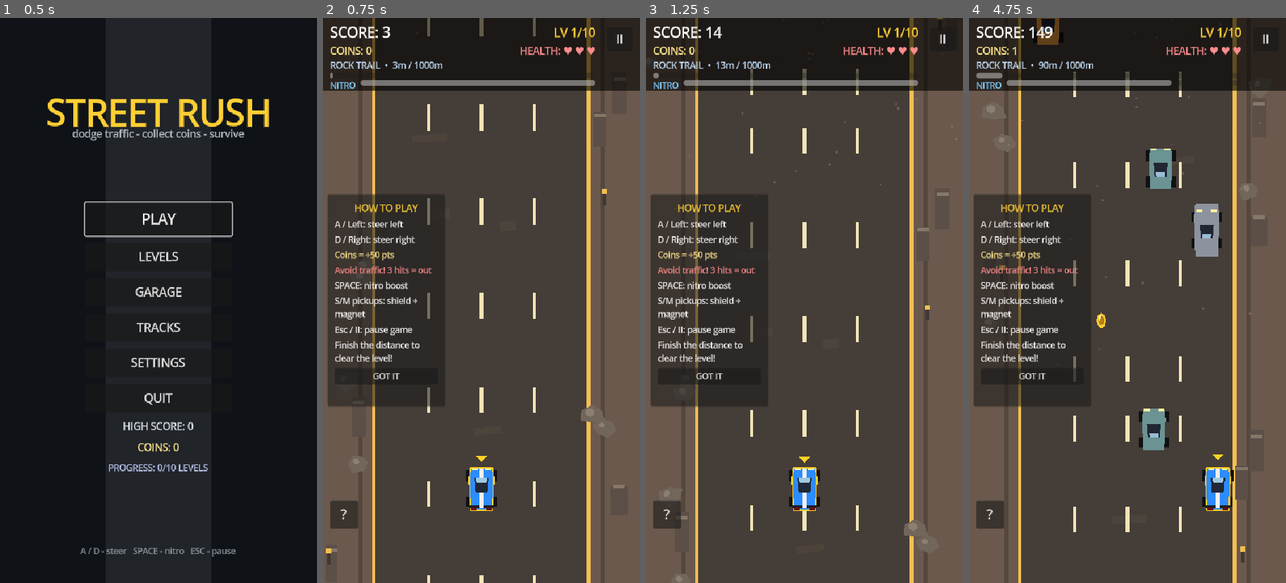
Above: before the commit, frames 1-4 (left to right).
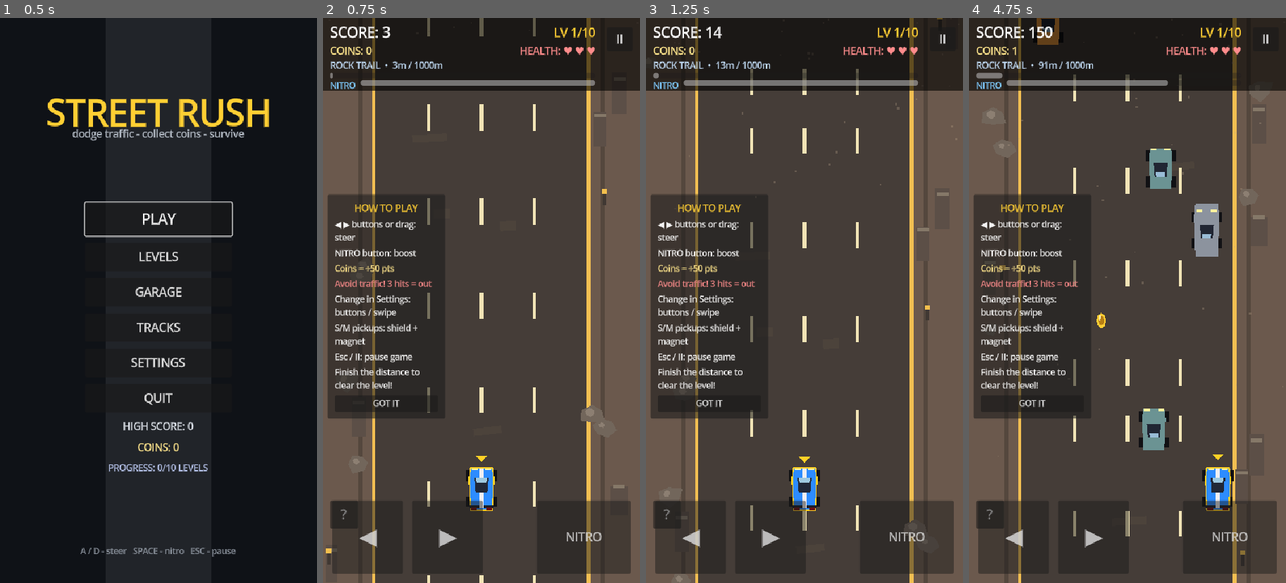
Above: after the commit, the same moments.

Repository: Prayush-Shrestha/2Dcarracing
Game: Godot game, scene res://scenes/main/MainMenu.tscn
The game is run twice, just before and just after one commit, with the same random seed, the same clock (stepped at 60 frames per second) and the same inputs.
Inputs (mouse positions are in pixels of both pictures, inside the frame that each line leads up to):
- Up to frame 1 (0.5 s): no input
- Up to frame 2 (0.75 s): click "PLAY" at 0.5 s
- Up to frame 3 (1.25 s): no input
- Up to frame 4 (4.75 s): click (1013, 537) at 1.25 s, where only the run after the commit has a clickable "◀"; click (1092, 537) at 2 s, where only the run after the commit has a clickable "▶"; click (1228, 537) at 2.75 s, where only the run after the commit has a clickable "NITRO"; move the mouse to (1197, 272) at 3.52 s; hold D (move_right) 3.53-4.25 s; hold Space (nitro) 3.53-4.25 s; click (1197, 272) at 3.67 s; drag from (1064, 328) to (1152, 362) at 4.27 s

Frame 1 is identical in both runs. In frame 2, 7.0% of the frame differs, in the area x 1-98%, y 35-99%; in frame 3, 7.1%; in frame 4, 7.7%, in the area x 1-98%, y 1-99%.

Commit message:
feat: Implement touch control options and settings for mobile gameplay

Diff:
--- a/project.godot
+++ b/project.godot
@@ -63,4 +63,5 @@
 
 renderer/rendering_method="gl_compatibility"
 renderer/rendering_method.mobile="gl_compatibility"
+textures/vram_compression/import_etc2_astc=true
 environment/defaults/default_clear_color=Color(0.06, 0.07, 0.09, 1)
--- a/scenes/menus/Settings.tscn
+++ b/scenes/menus/Settings.tscn
@@ -117,8 +117,31 @@
 theme_override_font_sizes/font_size = 16
 text = "A / D or Left / Right Arrow — steer
 SPACE — nitro boost
-ESC — pause / resume"
+ESC — pause / resume
+Phone: buttons and/or drag to steer (pick below)"
 autowrap_mode = 2
+
+[node name="ControlModeTitle" type="Label" parent="Scroll/Rows"]
+layout_mode = 2
+theme_override_font_sizes/font_size = 20
+text = "TOUCH CONTROLS"
+
+[node name="ControlModeRow" type="HBoxContainer" parent="Scroll/Rows"]
+layout_mode = 2
+theme_override_constants/separation = 12
+
+[node name="ControlModeLabel" type="Label" parent="Scroll/Rows/ControlModeRow"]
+layout_mode = 2
+size_flags_horizontal = 3
+theme_override_colors/font_color = Color(0.75, 0.78, 0.82, 1)
+theme_override_font_sizes/font_size = 16
+text = "Steer with"
+autowrap_mode = 2
+
+[node name="ControlModeOption" type="OptionButton" parent="Scroll/Rows/ControlModeRow"]
+layout_mode = 2
+size_flags_horizontal = 3
+theme_override_font_sizes/font_size = 16
 
 [node name="ResetButton" type="Button" parent="Scroll/Rows"]
 layout_mode = 2
--- a/scripts/core/game.gd
+++ b/scripts/core/game.gd
@@ -32,6 +32,15 @@
 const HELP_AUTO_HIDE := 8.0
 var _help_visible: bool = true
 var _help_elapsed: float = 0.0
+
+# Touch steering mode from Settings ("buttons" / "swipe" / "both").
+# Only the chosen method drives the car; the NITRO button shows in all.
+var _control_mode: String = "both"
+const SWIPE_FULL_DRAG := 48.0
+const SWIPE_IDLE_TIMEOUT := 0.15
+var _swipe_steer: float = 0.0
+var _swipe_touch_id: int = -1
+var _swipe_idle: float = 99.0
 
 @onready var road = $Road
 @onready var player = $Player
@@ -76,6 +85,9 @@
 	randomize()
 	GameManager.clamp_pending()
 	_save = SaveManager.load_data()
+	_control_mode = str(_save.get("control_mode", "both"))
+	if _control_mode not in ["buttons", "swipe", "both"]:
+		_control_mode = "both"
 	level = clampi(GameManager.pending_level, 1, LevelManager.MAX_LEVEL)
 	level_def = LevelManager.get_level(level)
 	target_distance = float(level_def.get("distance", 1000.0))
@@ -84,6 +96,7 @@
 	_apply_level_theme()
 
 	_ensure_hud_nodes()
+	_ensure_touch_controls()
 	road.road_speed = road_speed
 	enemy_timer.wait_time = float(level_def.get("spawn_interval", 0.9))
 	coin_timer.wait_time = 1.4
@@ -122,6 +135,7 @@
 	help_panel.show()
 	_help_visible = true
 	_help_elapsed = 0.0
+	_apply_touch_help_text()
 
 	_start_engine()
 	_update_hud()
@@ -162,6 +176,7 @@
 	_update_engine_pitch()
 	_update_hud()
 	_update_nitro_audio()
+	_update_swipe_idle(delta)
 
 	if _shake > 0.0:
 		_shake = maxf(_shake - delta * 22.0, 0.0)
@@ -180,6 +195,35 @@
 		return
 	if event.is_action_pressed("pause") or event.is_action_pressed("ui_cancel"):
 		_toggle_pause()
+		return
+	_handle_swipe_event(event)
+
+
+## Swipe steering: a drag anywhere outside the buttons steers the car.
+## Relative motion (no screen mapping needed), decays when held still.
+func _swipe_allowed() -> bool:
+	return game_active and _control_mode in ["swipe", "both"]
+
+
+func _handle_swipe_event(event: InputEvent) -> void:
+	if not _swipe_allowed():
+		return
+	if event is InputEventScreenTouch:
+		var t := event as InputEventScreenTouch
+		if t.pressed:
+			if _swipe_touch_id == -1:
+				_swipe_touch_id = t.index
+				_swipe_idle = 0.0
+		elif t.index == _swipe_touch_id:
+			_swipe_touch_id = -1
+			_swipe_steer = 0.0
+			_update_touch_steer()
+	elif event is InputEventScreenDrag:
+		var d := event as InputEventScreenDrag
+		if d.index == _swipe_touch_id:
+			_swipe_steer = clampf(d.relative.x / SWIPE_FULL_DRAG, -1.0, 1.0)
+			_swipe_idle = 0.0
+			_update_touch_steer()
 
 
 # --- spawning ---
@@ -426,6 +470,22 @@
 	_help_visible = false
 	_help_elapsed = HELP_AUTO_HIDE
 	help_panel.hide()
+
+
+## On phones the help panel shows the touch controls instead of keys.
+func _apply_touch_help_text() -> void:
+	if not _is_touch_device():
+		return
+	var box_path := "HUD/HelpPanel/Margin/Box"
+	var texts := {
+		"C1": "◀ ▶ buttons or drag: steer",
+		"C2": "NITRO button: boost",
+		"C5": "Change in Settings: buttons / swipe",
+	}
+	for node_name in texts.keys():
+		var lab := get_node_or_null(box_path + "/" + node_name) as Label
+		if lab != null:
+			lab.text = texts[node_name]
 
 
 func _restart() -> void:
@@ -587,6 +647,18 @@
 	if engine_player.playing:
 		var boost: float = 1.15 if player.nitro_active else 1.0
 		engine_player.pitch_scale = (0.85 + road_speed / 1400.0) * boost
+
+
+func _update_swipe_idle(delta: float) -> void:
+	if not _swipe_allowed() or _swipe_steer == 0.0:
+		return
+	_swipe_idle += delta
+	if _swipe_idle >= SWIPE_IDLE_TIMEOUT:
+		# Finger held still (or lifted without release event): straighten out.
+		_swipe_steer = lerpf(_swipe_steer, 0.0, clampf(10.0 * delta, 0.0, 1.0))
+		if absf(_swipe_steer) < 0.02:
+			_swipe_steer = 0.0
+		_update_touch_steer()
 
 
 func _update_nitro_audio() -> void:
@@ -665,3 +737,119 @@
 		b.add_theme_font_size_override("font_size", 18)
 		box.add_child(b)
 		b.pressed.connect(_to_levels)
+
+
+# --- touch controls (mobile) ---
+var _touch_left_held: bool = false
+var _touch_right_held: bool = false
+
+
+func _is_touch_device() -> bool:
+	if DisplayServer.is_touchscreen_available():
+		return true
+	for f in ["mobile", "android", "ios", "web_android", "web_ios"]:
+		if OS.has_feature(f):
+			return true
+	return false
+
+
+func _ensure_touch_controls() -> void:
+	if has_node("HUD/TouchControls"):
+		_apply_touch_mode_visibility()
+		return
+	var layer := Control.new()
+	layer.name = "TouchControls"
+	layer.set_anchors_preset(Control.PRESET_FULL_RECT)
+	layer.mouse_filter = Control.MOUSE_FILTER_IGNORE
+	$HUD.add_child(layer)
+	_left_btn = _make_touch_button(layer, "TouchLeft", "◀", 36,
+		Control.PRESET_BOTTOM_LEFT, Vector2(16, -140), Vector2(136, -16))
+	_right_btn = _make_touch_button(layer, "TouchRight", "▶", 36,
+		Control.PRESET_BOTTOM_LEFT, Vector2(152, -140), Vector2(272, -16))
+	_nitro_btn = _make_touch_button(layer, "TouchNitro", "NITRO", 20,
+		Control.PRESET_BOTTOM_RIGHT, Vector2(-176, -140), Vector2(-16, -16))
+	_left_btn.button_down.connect(_on_touch_left_down)
+	_left_btn.button_up.connect(_on_touch_left_up)
+	_right_btn.button_down.connect(_on_touch_right_down)
+	_right_btn.button_up.connect(_on_touch_right_up)
+	_nitro_btn.button_down.connect(_on_touch_nitro_down)
+	_nitro_btn.button_up.connect(_on_touch_nitro_up)
+	_apply_touch_mode_visibility()
+
+
+## Only the Settings-chosen method shows: steering buttons hide in
+## swipe mode, the NITRO button stays for boosting in every mode.
+func _apply_touch_mode_visibility() -> void:
+	var layer: Control = $HUD/TouchControls
+	layer.visible = _is_touch_device()
+	if _left_btn != null:
+		_left_btn.visible = _control_mode in ["buttons", "both"]
+	if _right_btn != null:
+		_right_btn.visible = _control_mode in ["buttons", "both"]
+	if _nitro_btn != null:
+		_nitro_btn.visible = true
+
+
+var _left_btn: Button = null
+var _right_btn: Button = null
+var _nitro_btn: Button = null
+
+
+func _make_touch_button(parent: Control, btn_name: String, text: String, font_size: int, preset: int, offset_min: Vector2, offset_max: Vector2) -> Button:
+	var b := Button.new()
+	b.name = btn_name
+	b.text = text
+	b.focus_mode = Control.FOCUS_NONE
+	b.add_theme_font_size_override("font_size", font_size)
+	b.modulate = Color(1, 1, 1, 0.8)
+	b.set_anchors_preset(preset)
+	b.offset_left = offset_min.x
+	b.offset_top = offset_min.y
+	b.offset_right = offset_max.x
+	b.offset_bottom = offset_max.y
+	parent.add_child(b)
+	return b
+
+
+func _update_touch_steer() -> void:
+	if player == null:
+		return
+	var s := 0.0
+	if _control_mode in ["buttons", "both"]:
+		if _touch_left_held:
+			s -= 1.0
+		if _touch_right_held:
+			s += 1.0
+	if _control_mode in ["swipe", "both"]:
+		s += _swipe_steer
+	player.touch_steer = clampf(s, -1.0, 1.0)
+
+
+func _on_touch_left_down() -> void:
+	_touch_left_held = true
+	_update_touch_steer()
+
+
+func _on_touch_left_up() -> void:
+	_touch_left_held = false
+	_update_touch_steer()
+
+
+func _on_touch_right_down() -> void:
+	_touch_right_held = true
+	_update_touch_steer()
+
+
+func _on_touch_right_up() -> void:
+	_touch_right_held = false
+	_update_touch_steer()
+
+
+func _on_touch_nitro_down() -> void:
+	if player != null:
+		player.touch_nitro = true
+
+
+func _on_touch_nitro_up() -> void:
+	if player != null:
+		player.touch_nitro = false
--- a/scripts/core/save_manager.gd
+++ b/scripts/core/save_manager.gd
@@ -25,6 +25,7 @@
 		"music_volume": 0.8,
 		"sfx_volume": 0.9,
 		"muted": false,
+		"control_mode": "both",
 		"last_score": 0,
 		"last_coins": 0,
 		"last_level": 1,
@@ -84,6 +85,8 @@
 		data["unlocked_cars"] = [0]
 	data["music_volume"] = clampf(float(data["music_volume"]), 0.0, 1.0)
 	data["sfx_volume"] = clampf(float(data["sfx_volume"]), 0.0, 1.0)
+	if str(data.get("control_mode", "both")) not in ["buttons", "swipe", "both"]:
+		data["control_mode"] = "both"
 	return data
 
 
@@ -113,11 +116,12 @@
 
 static func reset_progress() -> void:
 	var fresh: Dictionary = default_data()
-	# Preserve audio prefs on reset (less surprising).
+	# Preserve audio + control prefs on reset (less surprising).
 	var current := load_data()
 	fresh["music_volume"] = current["music_volume"]
 	fresh["sfx_volume"] = current["sfx_volume"]
 	fresh["muted"] = current["muted"]
+	fresh["control_mode"] = current.get("control_mode", "both")
 	save_data(fresh)
 
 
--- a/scripts/player/player_car.gd
+++ b/scripts/player/player_car.gd
@@ -32,6 +32,10 @@
 var _magnet_left: float = 0.0
 var _nitro: float = 100.0
 var _nitro_cool: float = 99.0
+# Touch controls (set by on-screen buttons in game.gd on mobile).
+# -1..1, added to keyboard steer. touch_nitro held = boost.
+var touch_steer: float = 0.0
+var touch_nitro: bool = false
 var _shield_ring: Polygon2D = null
 
 const NITRO_MAX := 100.0
@@ -79,10 +83,13 @@
 		steer -= 1.0
 	if Input.is_action_pressed("move_right") or Input.is_action_pressed("ui_right") or Input.is_key_pressed(KEY_D):
 		steer += 1.0
-	return steer
+	steer += touch_steer
+	return clampf(steer, -1.0, 1.0)
 
 
 func wants_nitro() -> bool:
+	if touch_nitro:
+		return true
 	if Input.is_action_pressed("nitro") or Input.is_key_pressed(KEY_SPACE):
 		return true
 	return false
--- a/scripts/ui/settings.gd
+++ b/scripts/ui/settings.gd
@@ -11,6 +11,7 @@
 @onready var sfx_slider: HSlider = $Scroll/Rows/SfxRow/SfxSlider
 @onready var sfx_value: Label = $Scroll/Rows/SfxRow/SfxValue
 @onready var mute_check: CheckButton = $Scroll/Rows/MuteCheck
+@onready var control_mode_option: OptionButton = $Scroll/Rows/ControlModeRow/ControlModeOption
 @onready var reset_button: Button = $Scroll/Rows/ResetButton
 @onready var confirm_box: VBoxContainer = $Scroll/Rows/ConfirmBox
 @onready var confirm_yes: Button = $Scroll/Rows/ConfirmBox/ConfirmRow/YesButton
@@ -24,15 +25,43 @@
 	music_slider.value_changed.connect(_on_music)
 	sfx_slider.value_changed.connect(_on_sfx)
 	mute_check.toggled.connect(_on_mute)
+	control_mode_option.item_selected.connect(_on_control_mode)
 	reset_button.pressed.connect(_on_reset_pressed)
 	confirm_yes.pressed.connect(_on_reset_confirmed)
 	confirm_no.pressed.connect(_on_reset_cancelled)
 	music_slider.value = float(_save.get("music_volume", 0.8)) * 100.0
 	sfx_slider.value = float(_save.get("sfx_volume", 0.9)) * 100.0
 	mute_check.set_pressed_no_signal(bool(_save.get("muted", false)))
+	_setup_control_mode_option()
 	confirm_box.hide()
 	_refresh_labels()
 	_fade_in()
+
+
+## Control-mode dropdown: Buttons / Swipe / Both. Only the chosen
+## steering method is active in-game; nitro button shows in all modes.
+const CONTROL_MODES: Array[String] = ["buttons", "swipe", "both"]
+const CONTROL_LABELS: Array[String] = ["Buttons", "Swipe", "Both"]
+
+
+func _setup_control_mode_option() -> void:
+	control_mode_option.clear()
+	for label in CONTROL_LABELS:
+		control_mode_option.add_item(label)
+	control_mode_option.selected = _control_mode_index()
+
+
+func _control_mode_index() -> int:
+	var idx := CONTROL_MODES.find(str(_save.get("control_mode", "both")))
+	return idx if idx >= 0 else 2
+
+
+func _on_control_mode(idx: int) -> void:
+	if idx < 0 or idx >= CONTROL_MODES.size():
+		return
+	_save["control_mode"] = CONTROL_MODES[idx]
+	SaveManager.save_data(_save)
+	_click()
 
 
 func _refresh_labels() -> void:
@@ -84,6 +113,7 @@
 	music_slider.set_value_no_signal(float(_save.get("music_volume", 0.8)) * 100.0)
 	sfx_slider.set_value_no_signal(float(_save.get("sfx_volume", 0.9)) * 100.0)
 	mute_check.set_pressed_no_signal(bool(_save.get("muted", false)))
+	control_mode_option.select(_control_mode_index())
 	_apply_audio()
 	_refresh_labels()
 	confirm_box.hide()
